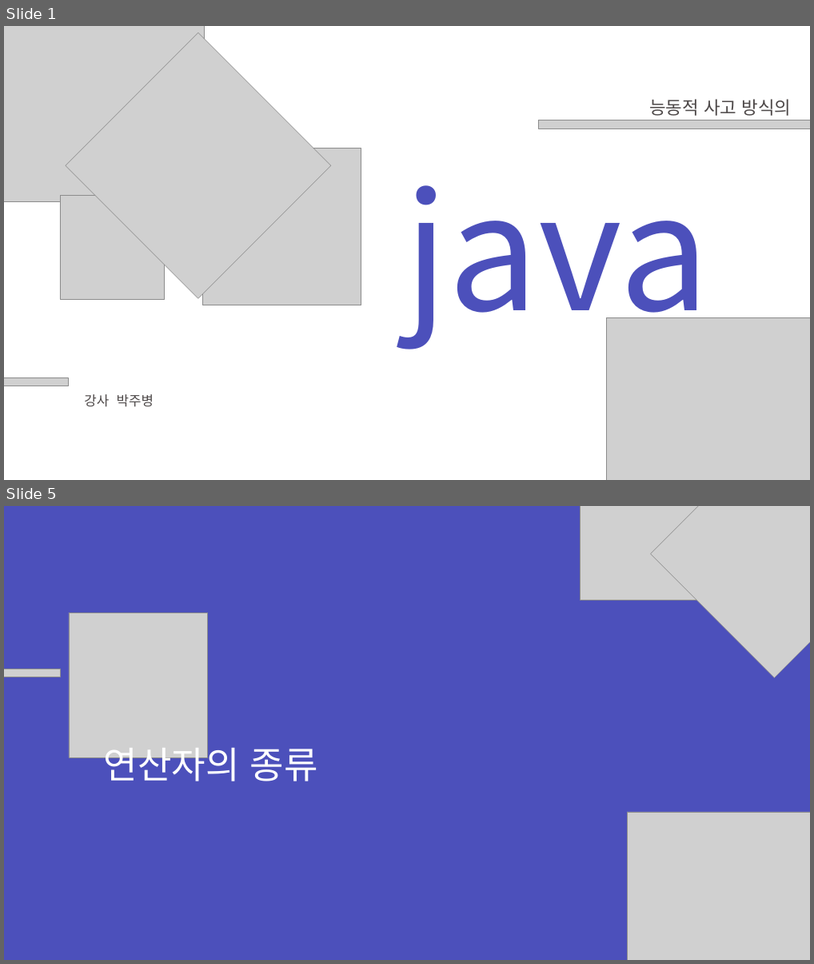
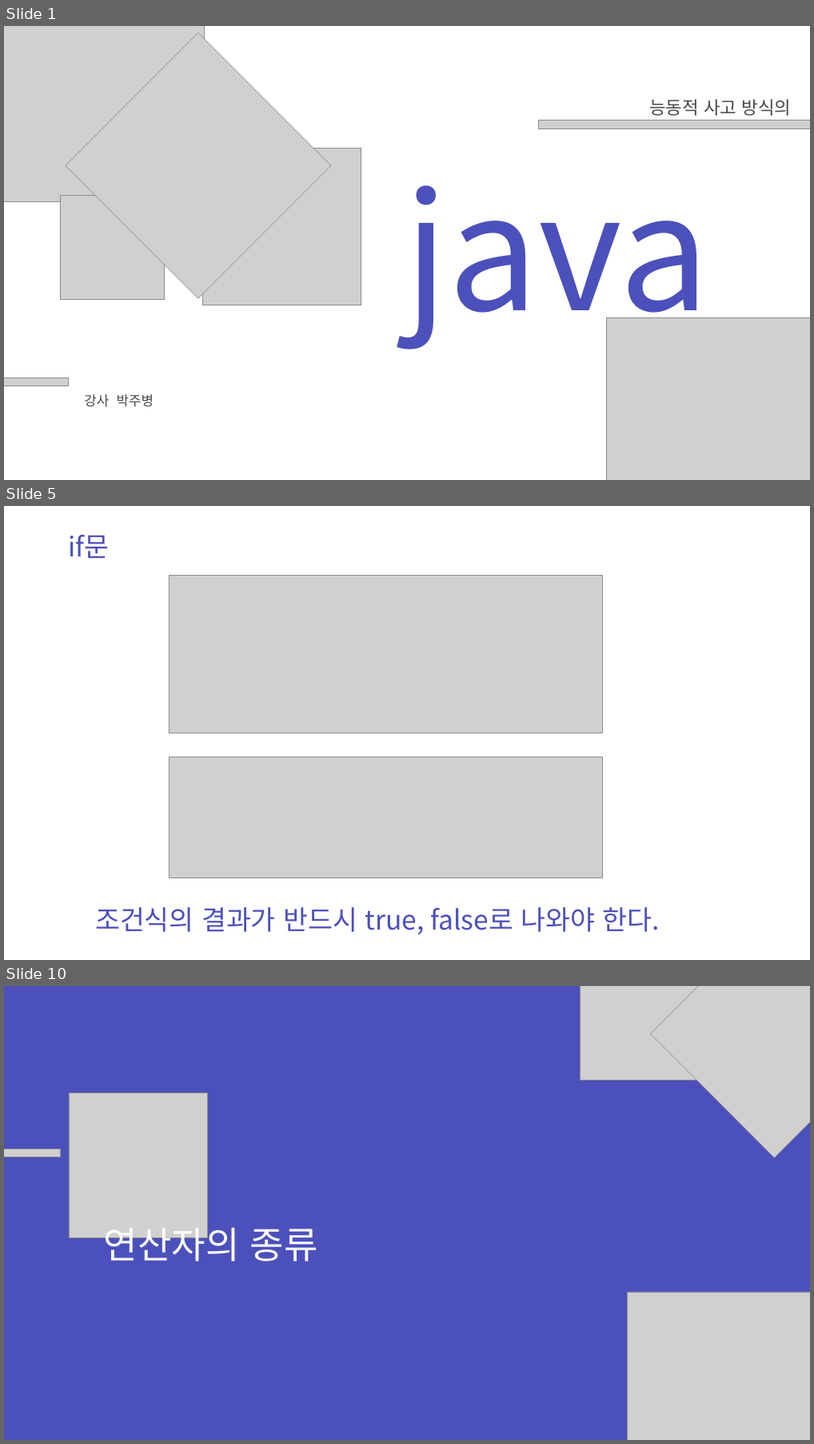
Before and after one commit to zest132/JavaLecture, a slide deck: JavaLecture/LectureFile/java 3강.pptx. Shown one above the other, each under a label of ours: slides 1 and 5 before the commit, slides 1, 5 and 10 after it; the slides between them are not shown. The pictures are 814x964 and 814x1444 pixels, drawn with LibreOffice and Linux fonts; fonts in the diff are those of the drawing; grey boxes stand for pictures. Boxes give left, top, right and bottom in pixels: in the first picture for what was removed or moved away, otherwise in the second. Text is boxed around its words. In the diff, an @@ line names an element or a change of style, - is before the commit and + after.

```diff
--- a/JavaLecture/LectureFile/java 3강.pptx
+++ b/JavaLecture/LectureFile/java 3강.pptx
@@ slide 5 added at box(4, 506, 810, 960), background #FFFFFF @@
@@ text added at box(69, 535, 110, 558), 48 pt, text #4C50BC @@
+if문
@@ picture added at box(169, 575, 602, 733) @@
@@ picture added at box(169, 756, 602, 877) @@
@@ text added at box(95, 907, 659, 934), 48 pt, text #4C50BC @@
+조건식의 결과가 반드시 true, false로 나와야 한다.
@@ what was slide 5 is now slide 10 @@
```
Also in this commit, not shown: 1 slide changed, 6 other slides added, 2 slides removed, 5 other files.
